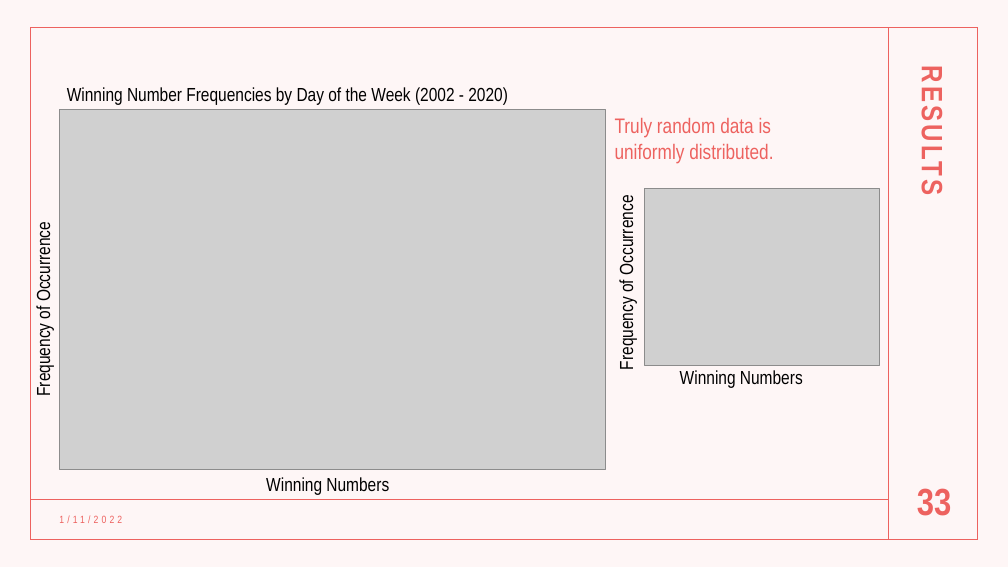
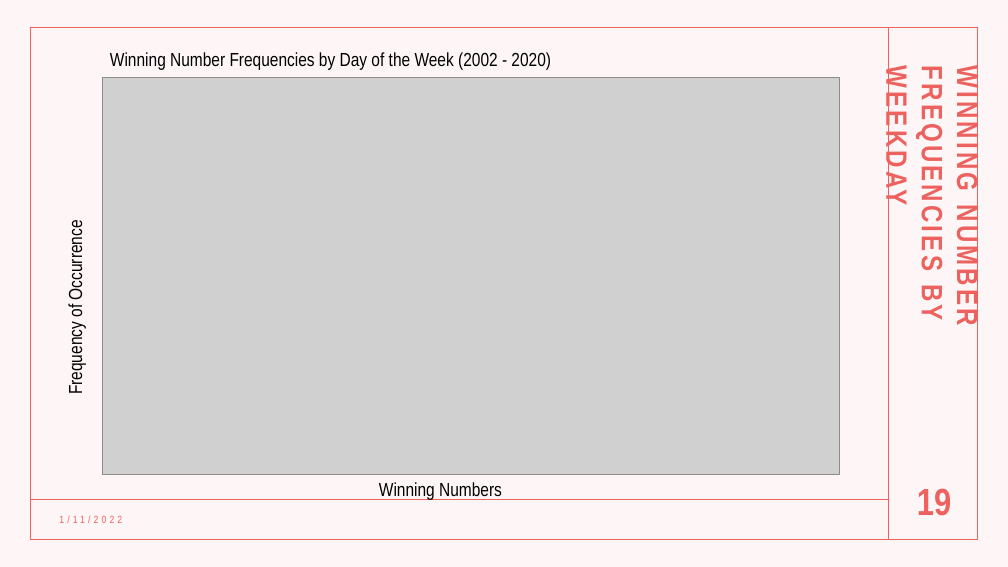
Before and after one commit to AlbiKovi/DSO110---Final-Group-Project, a slide deck: slide 19 of Is the Mega Millions a Mega Trap.pptm (slide 33 before the commit). Drawn at 1008x567 pixels with LibreOffice and Linux fonts; fonts in the diff are those of the drawing; grey boxes stand for pictures. Boxes give left, top, right and bottom in pixels: in the first picture for what was removed or moved away, otherwise in the second. Text is boxed around its words. In the diff, an @@ line names an element or a change of style, - is before the commit and + after.

```diff
--- a/Is the Mega Millions a Mega Trap.pptm
+++ b/Is the Mega Millions a Mega Trap.pptm
@@ text "Winning Number Frequencies by Day ...": place and size @@
-text "Winning Number Frequencies by Day ..." at (67, 87, 508, 105)
+text "Winning Number Frequencies by Day ..." at (110, 52, 551, 70)
@@ picture: place and size @@
-picture at (60, 110, 606, 470)
+picture at (103, 78, 839, 474)
@@ text at (916, 78, 984, 322): text changed @@
-RESULTS
+WINNING NUMBER FREQUENCIES BY WEEKDAY
@@ text removed at (615, 118, 773, 164) @@
-Truly random data is uniformly distributed.
@@ text "Frequency of Occurrence": place and size @@
-text "Frequency of Occurrence" at (33, 230, 54, 394)
+text "Frequency of Occurrence" at (65, 228, 86, 393)
@@ text removed at (616, 203, 637, 368) @@
-Frequency of Occurrence
@@ picture removed at (645, 189, 879, 366) @@
@@ text removed at (680, 370, 803, 388) @@
-Winning Numbers
@@ text "Winning Numbers": place and size @@
-text "Winning Numbers" at (266, 477, 389, 495)
+text "Winning Numbers" at (379, 482, 502, 500)
@@ page number at (917, 488, 951, 516): text changed @@
-33
+19
```
Also in this commit, not shown: 25 other slides changed, 16 slides removed.
